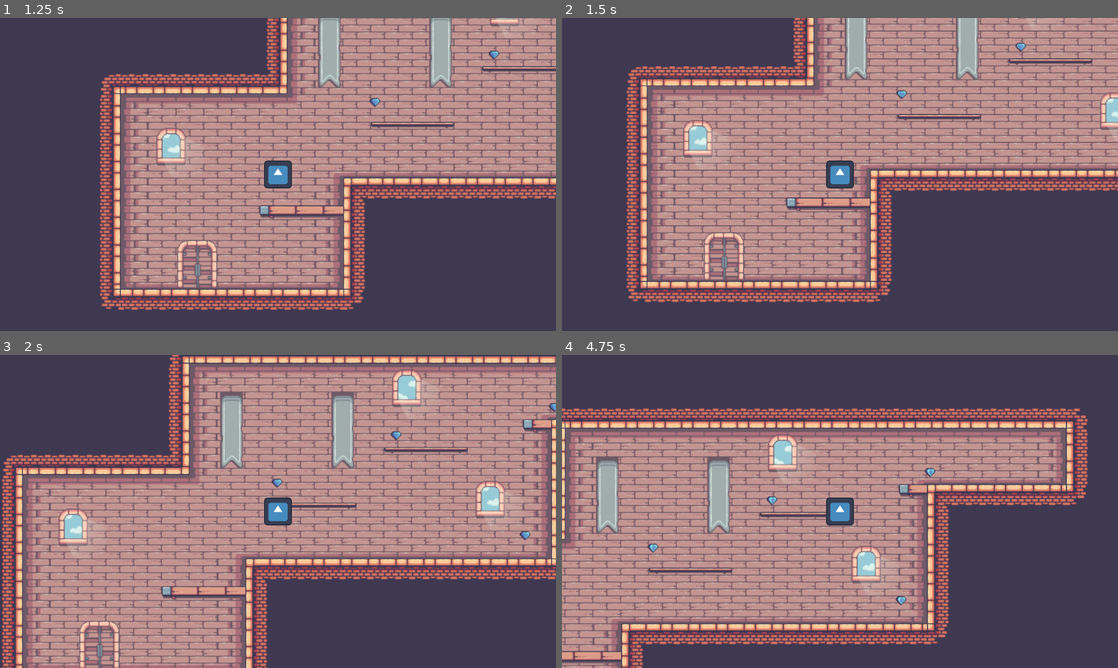
Above: before the commit, frames 1-4 (two rows, left to right).
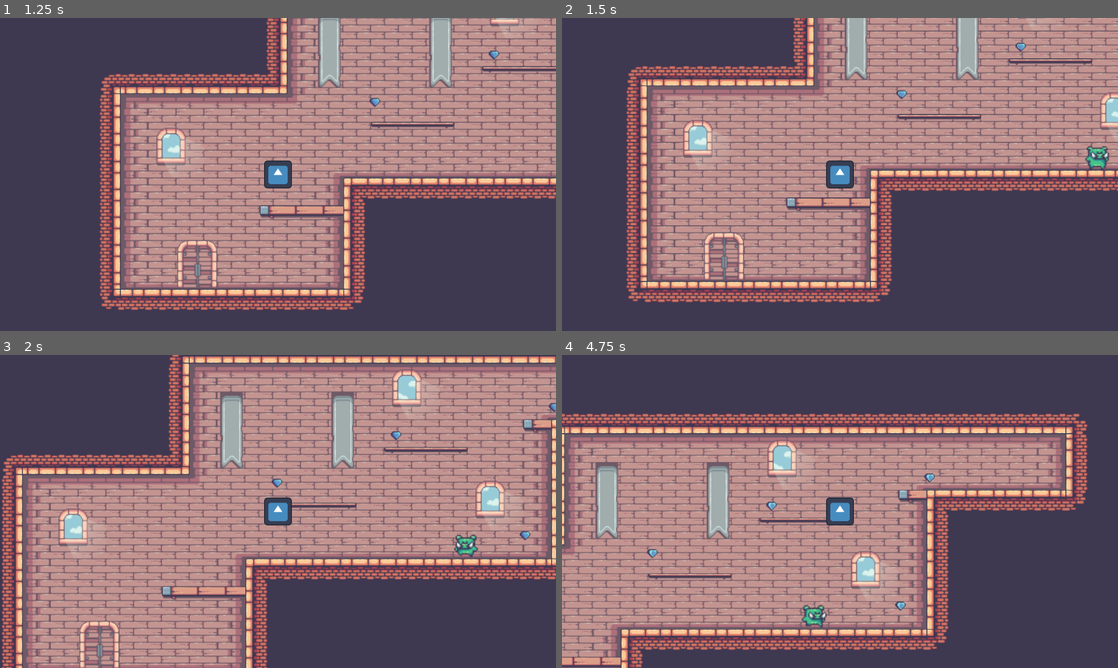
Above: after the commit, the same moments.

Repository: Filip2525/FestCoolHra
Game: Godot game, scene res://scenes/Level1.tscn
Same seed, same stepped clock (60 frames per second), same inputs: the game is played once before the commit and once after it. This scene is started directly instead of the project's main scene. The engine's default icon, where the game draws it, is replaced by a stand-in: a white triangle on a blue panel in a dark square.
Inputs:
- Up to frame 1 (1.25 s): tap Enter (ui_accept) at 0.5, 0.77 s; hold Right (ui_right) from 0.53 s (still down); tap Shift (SHIFT) at 0.6 s
- Up to frame 2 (1.5 s): keep holding Right (ui_right); tap Shift (SHIFT) at 1.35 s
- Up to frame 3 (2 s): keep holding Right (ui_right); tap Enter (ui_accept) at 1.52 s
- Up to frame 4 (4.75 s): release Right (ui_right) at 2.03 s; hold Left (ui_left) 2.03-2.78 s; tap Shift (SHIFT) every 0.75 s from 2.1 to 4.35 s; hold Right (ui_right) 2.78-4.28 s; tap Enter (ui_accept) at 3.02, 3.77, 4.52 s; hold Left (ui_left) from 4.28 s (still down)

Frame 1 is identical in both runs. In frame 2, 0.3% of the frame differs, in the area x 94-99%, y 40-49%; in frame 3, 0.2%; in frame 4, 36%, in the area x 0-95%, y 17-100%.

Commit message:
enemy can lock on player
when enemy sees player he lock onto him for a certain time and follows him

Diff:
--- a/festcoolhra/game_objects/Enemy.tscn
+++ b/festcoolhra/game_objects/Enemy.tscn
@@ -8,7 +8,7 @@
 [ext_resource type="Texture2D" uid="uid://ckxramkalv5uw" path="res://assets/Tilesets/03-Pig/Run (34x28).png" id="6_mmc4b"]
 
 [sub_resource type="RectangleShape2D" id="RectangleShape2D_4sdm2"]
-size = Vector2(19, 16)
+size = Vector2(14.3333, 15)
 
 [sub_resource type="AtlasTexture" id="AtlasTexture_n237y"]
 atlas = ExtResource("2_t54o8")
@@ -234,26 +234,35 @@
 "speed": 5.0
 }]
 
-[node name="Enemy" type="Node2D"]
-position = Vector2(640, 360)
+[node name="Enemy" type="CharacterBody2D"]
+position = Vector2(-9, -19)
+scale = Vector2(3, 3)
 script = ExtResource("1_p480t")
 
-[node name="Enemy" type="CharacterBody2D" parent="."]
-
-[node name="CollisionShape2D" type="CollisionShape2D" parent="Enemy"]
-position = Vector2(2.5, 3)
+[node name="CollisionShape2D" type="CollisionShape2D" parent="."]
+position = Vector2(2.83333, 6.5)
 shape = SubResource("RectangleShape2D_4sdm2")
 
-[node name="idle_timer" type="Timer" parent="Enemy"]
+[node name="IdleTimer" type="Timer" parent="."]
 wait_time = 1.5
 one_shot = true
 
-[node name="idle_move" type="Timer" parent="Enemy"]
+[node name="IdleMove" type="Timer" parent="."]
 one_shot = true
 
-[node name="AnimatedSprite2D" type="AnimatedSprite2D" parent="Enemy"]
+[node name="AnimatedSprite2D" type="AnimatedSprite2D" parent="."]
 sprite_frames = SubResource("SpriteFrames_s3vh6")
 animation = &"run"
-
-[connection signal="timeout" from="Enemy/idle_timer" to="." method="_on_idle_timer_timeout"]
-[connection signal="timeout" from="Enemy/idle_move" to="." method="_on_idle_move_timeout"]
+frame_progress = 0.142578
+
+[node name="RayCast2D" type="RayCast2D" parent="."]
+position = Vector2(3, 4)
+target_position = Vector2(-69.6667, 0)
+
+[node name="CoolDown" type="Timer" parent="."]
+wait_time = 4.0
+one_shot = true
+
+[connection signal="timeout" from="IdleTimer" to="." method="_on_idle_timer_timeout"]
+[connection signal="timeout" from="IdleMove" to="." method="_on_idle_move_timeout"]
+[connection signal="timeout" from="CoolDown" to="." method="_on_cool_down_timeout"]
--- a/festcoolhra/game_objects/Player.tscn
+++ b/festcoolhra/game_objects/Player.tscn
@@ -6,7 +6,7 @@
 [sub_resource type="RectangleShape2D" id="RectangleShape2D_eiogg"]
 size = Vector2(64, 64)
 
-[node name="Player" type="CharacterBody2D"]
+[node name="Player" type="CharacterBody2D" groups=["player"]]
 position = Vector2(640, 360)
 script = ExtResource("1_jg8dw")
 
--- a/festcoolhra/project.godot
+++ b/festcoolhra/project.godot
@@ -20,6 +20,10 @@
 window/size/viewport_width=1280
 window/size/viewport_height=720
 
+[global_group]
+
+player="main player..."
+
 [input]
 
 SHIFT={
--- a/festcoolhra/scenes/Level1.tscn
+++ b/festcoolhra/scenes/Level1.tscn
@@ -1,9 +1,10 @@
-[gd_scene load_steps=9 format=4 uid="uid://dpqfgoc5yrpyp"]
+[gd_scene load_steps=10 format=4 uid="uid://dpqfgoc5yrpyp"]
 
 [ext_resource type="TileSet" uid="uid://ds48ct4k1jco7" path="res://assets/Tilesets/walls.tres" id="1_8rqo6"]
 [ext_resource type="PackedScene" uid="uid://dtx0wdn14fbnc" path="res://scenes/Coin.tscn" id="2_6x5bj"]
 [ext_resource type="PackedScene" uid="uid://juqf076anrid" path="res://game_objects/Door.tscn" id="2_drww6"]
 [ext_resource type="PackedScene" uid="uid://cqyrhngi0je2g" path="res://game_objects/Player.tscn" id="3_g0xhe"]
+[ext_resource type="PackedScene" uid="uid://ddoyrbusebumt" path="res://game_objects/Enemy.tscn" id="5_why05"]
 
 [sub_resource type="SegmentShape2D" id="SegmentShape2D_2467r"]
 a = Vector2(641, 452)
@@ -89,3 +90,6 @@
 [node name="CollisionShape2D4" type="CollisionShape2D" parent="PlatformColliders"]
 position = Vector2(1248, 268)
 shape = SubResource("RectangleShape2D_3bgtn")
+
+[node name="Enemy" parent="." instance=ExtResource("5_why05")]
+position = Vector2(1108, 425)
--- a/festcoolhra/src/Enemy.gd
+++ b/festcoolhra/src/Enemy.gd
@@ -1,35 +1,62 @@
-extends Node2D
+extends CharacterBody2D
 
-@onready var animation = $Enemy/AnimatedSprite2D
-@onready var enemy = $Enemy
-@onready var idle_wait_timer = $Enemy/idle_timer
-@onready var idle_move_timer = $Enemy/idle_move
+@onready var animation = $AnimatedSprite2D
+@onready var idle_wait_timer = $IdleTimer
+@onready var idle_move_timer = $IdleMove
+@onready var detection_ray = $RayCast2D
+@onready var cool_down_timer = $CoolDown
 
 var status = 0 #0 - idle, 1 - angry, 2 - dead
 var moving = 0
-var collision
 
-var direction = Vector2(1, 0)
-var velocity = 0
-@export var speed = 40
+@export var idle_speed = 40
+@export var speed = 75
+@export var gravity = 15
+var direction = Vector2(1, gravity)
 
 @export var idle_move_time = 3
 @export var idle_wait_time = 3
+
+@export var detection_range = 250
+var player: CharacterBody2D
 
 func _ready() -> void:
 	idle_wait_timer.start()
 
 func _physics_process(delta: float) -> void:
-	collision = enemy.move_and_collide(direction * velocity * speed * delta)
-	turn()
-
 	if status == 0:
 		if moving == 0:
-			velocity = 0
 			animation.play("idle")
+			velocity = Vector2(0, velocity.y) * 60 * delta
 		if moving == 1:
-			velocity = 1
 			animation.play("run")
+			velocity.x = direction.x * idle_speed * delta * 60
+
+	if detection_ray.is_colliding() and detection_ray.get_collider().is_in_group("player"):
+		player = detection_ray.get_collider()
+		status = 1
+		cool_down_timer.start()
+
+	if status == 1:
+		var distance_to_player_x = player.global_position.x - global_position.x
+		print(distance_to_player_x)
+		if distance_to_player_x > 0:
+			direction.x = 1
+		else:
+			direction.x = -1
+		velocity.x = direction.x * speed * delta * 60
+
+		if 1 > distance_to_player_x and distance_to_player_x > -1:
+			velocity.x = 0
+			animation.play("idle", 3)
+		else:
+			animation.play("run", 2)
+
+	velocity.y += gravity * delta * 60
+
+	turn()
+	detection_ray.target_position.x = detection_range * direction.x
+	move_and_slide()
 
 
 func turn():
@@ -47,3 +74,7 @@
 func _on_idle_move_timeout() -> void:
 	moving = 0
 	idle_wait_timer.start(idle_wait_time)
+
+
+func _on_cool_down_timeout() -> void:
+	status = 0
--- a/festcoolhra/src/Player.gd
+++ b/festcoolhra/src/Player.gd
@@ -7,10 +7,10 @@
 var double = false
 var canjump = true
 var savejump = false
-@onready var JumpTimer = get_node("JumpTimer")
-@onready var DashTimer = get_node("DashTimer")
-@onready var FallTimer = get_node("FallTimer")
-@onready var DashDuration = get_node("DashDuration")
+@onready var JumpTimer = $JumpTimer
+@onready var DashTimer = $DashTimer
+@onready var FallTimer = $FallTimer
+@onready var DashDuration = $DashDuration
 
 func _on_dash_timer_timeout() -> void:
 	dash_cooldown = false
